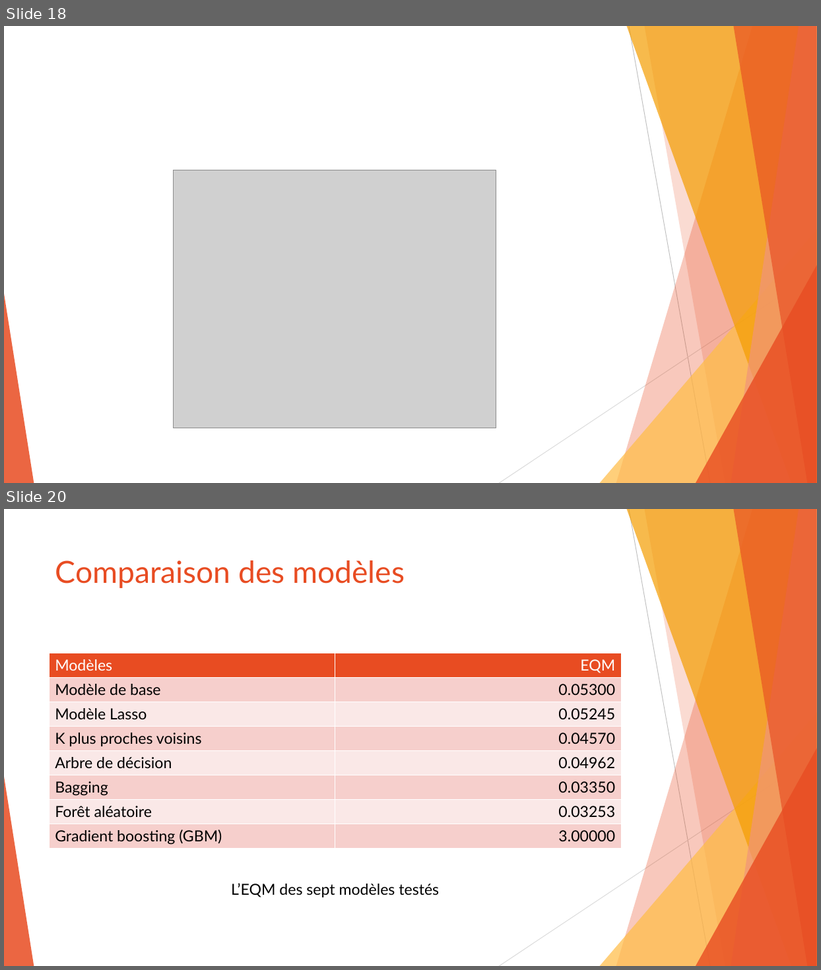
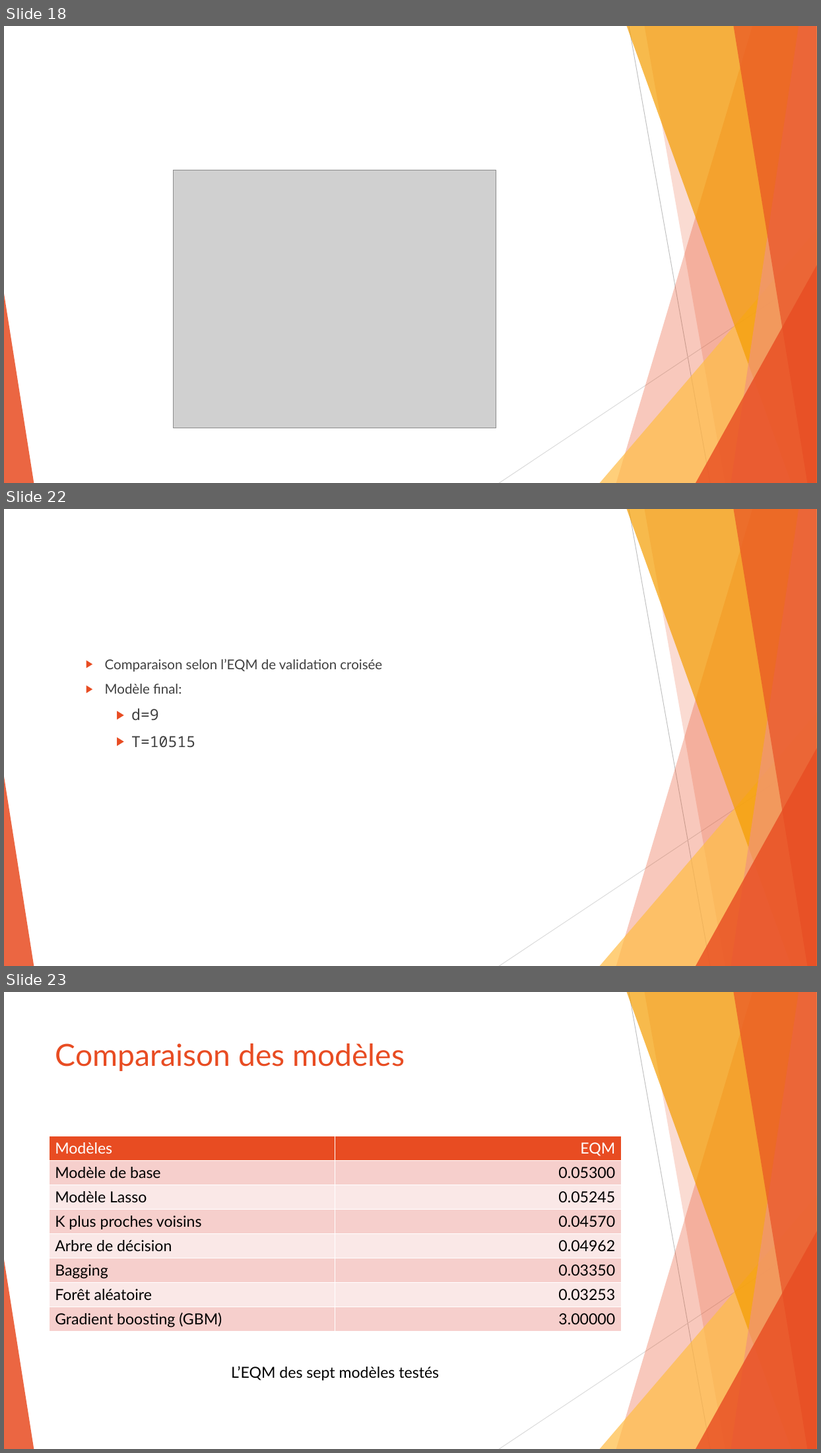
Before and after one commit to SamuelProvencher/TP-Apprentissage, a slide deck: PP.pptx. Shown one above the other, each under a label of ours: slides 18 and 20 before the commit, slides 18, 22 and 23 after it; the slides between them are not shown. The pictures are 821x970 and 821x1453 pixels, drawn with LibreOffice and Linux fonts; fonts in the diff are those of the drawing; grey boxes stand for pictures. Boxes give left, top, right and bottom in pixels: in the first picture for what was removed or moved away, otherwise in the second. Text is boxed around its words. In the diff, an @@ line names an element or a change of style, - is before the commit and + after.

```diff
--- a/PP.pptx
+++ b/PP.pptx
@@ slide 22 added at (4, 509, 817, 966), background #FFFFFF; not listed: 10 template elements that a slide beside it also shows @@
@@ text added at (105, 659, 382, 748), 16 pt, text #404040 @@
+  ▶ Comparaison selon l’EQM de validation croisée
+  ▶ Modèle final:
+    ▶ d=9
+    ▶ T=10515
@@ what was slide 20 is now slide 23 @@
```
Also in this commit, not shown: 8 slides changed, 9 other slides added, 1 other file.
